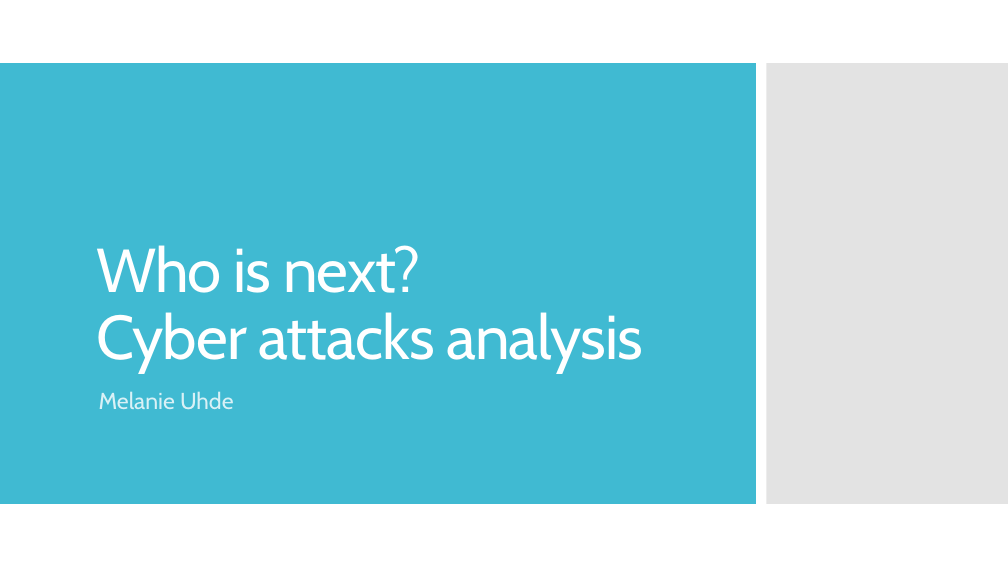
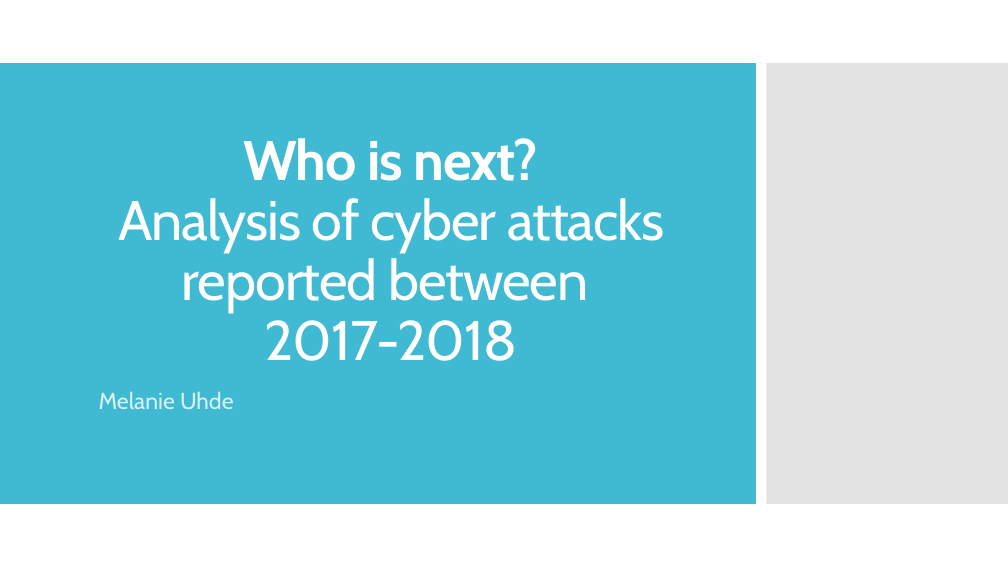
Before and after one commit to MelanieU/cyberattacks_in_healthcare, a slide deck: slide 1 of Analysis/hackmageddon_presentation.pptx. Drawn at 1008x567 pixels with LibreOffice and Linux fonts; fonts in the diff are those of the drawing. Boxes give left, top, right and bottom in pixels: in the first picture for what was removed or moved away, otherwise in the second. Text is boxed around its words. In the diff, an @@ line names an element or a change of style, - is before the commit and + after.

Commit message:
updated ppt

```diff
--- a/Analysis/hackmageddon_presentation.pptx
+++ b/Analysis/hackmageddon_presentation.pptx
@@ title at (x1=118, y1=138, x2=665, y2=361): text changed; size 59 to 53.1 pt @@
-Who is next?
-Cyber attacks analysis
+Who is next?
+Analysis of cyber attacks reported between
+2017-2018
```
Also in this commit, not shown: 12 slides added, 6 slides removed.
